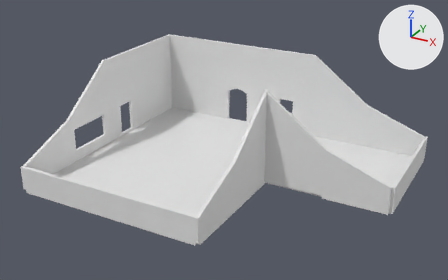
Before and after pictures for a commit that changed the Blender file Assets/Scenes/Mountain_Inn.blend.
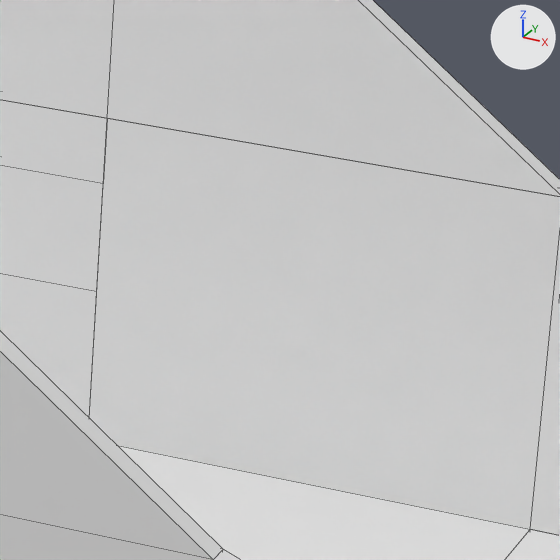
There are two pictures of each version: one whole from a camera (50 mm lens) standing at (10.65, -31.69, 17.96) and looking at (-6.49, -0.53, 2.38), one close up on the part from 67% to 82% of the width and 29% to 54% of the height. Every picture has the same lights, and +X, +Y and +Z are marked at upper right. The close-ups show mesh edges as thin lines.

Names of what the first close-up shows: 'Inn_Floor_4x4x020_proxy.002', 'Inn_Floor_4x4x020_proxy.003', 'Inn_WallClean_4x3x020_proxy.005', 'Inn_WallClean_4x3x020_proxy.007', 'Inn_WallClean_4x3x020_proxy.008', 'Inn_WallLoweredHalf_4x3x020_proxy.003', 'Inn_WallLowered_4x3x020_proxy.002', 'Inn_WallLowered_4x3x020_proxy.003', 'Inn_WallWindow_4x3x020_proxy'.
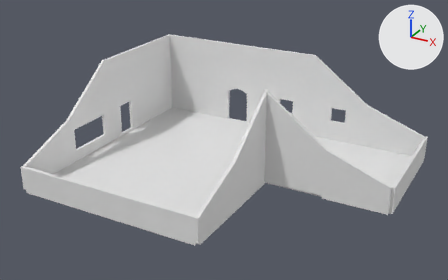
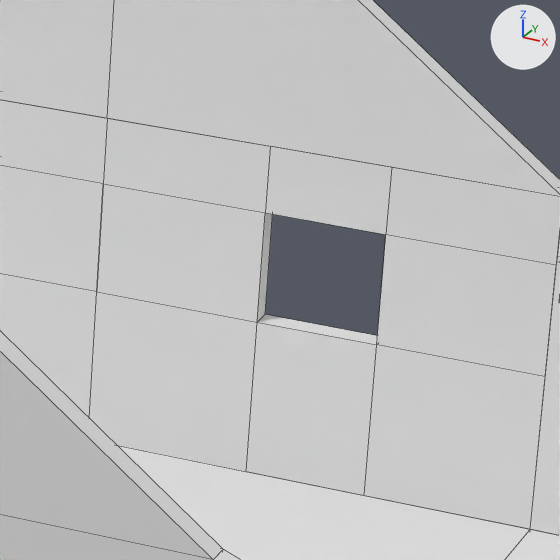
Where the change shows, as pixel boxes [x1, y1, x2, y2] in the close-ups (560 x 560 px):
'Inn_WallClean_4x3x020_proxy.007', reshaped
    both: [89, 118, 560, 529]

The edits, one by one:
Object 'Inn_WallClean_4x3x020_proxy.007' (ob_inn_wallclean_4x3x020_proxy_007) now shows me_inn_wallwindow_4x3x020 instead of me_inn_wallclean_4x3x020_009.
